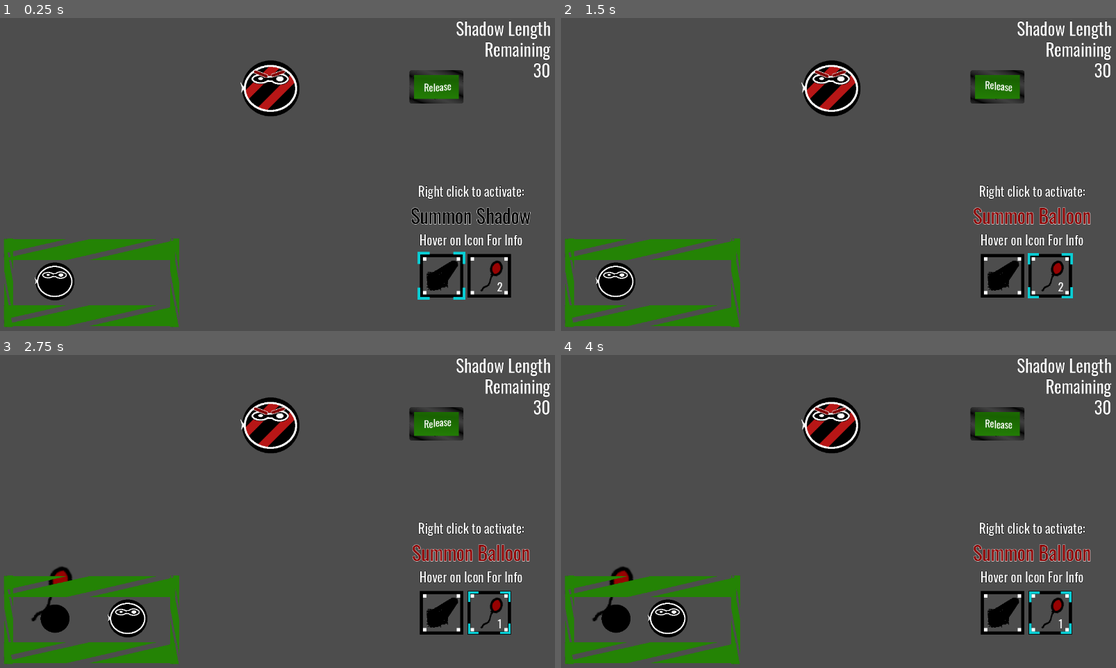
Above: before the commit, frames 1-4 (two rows, left to right).
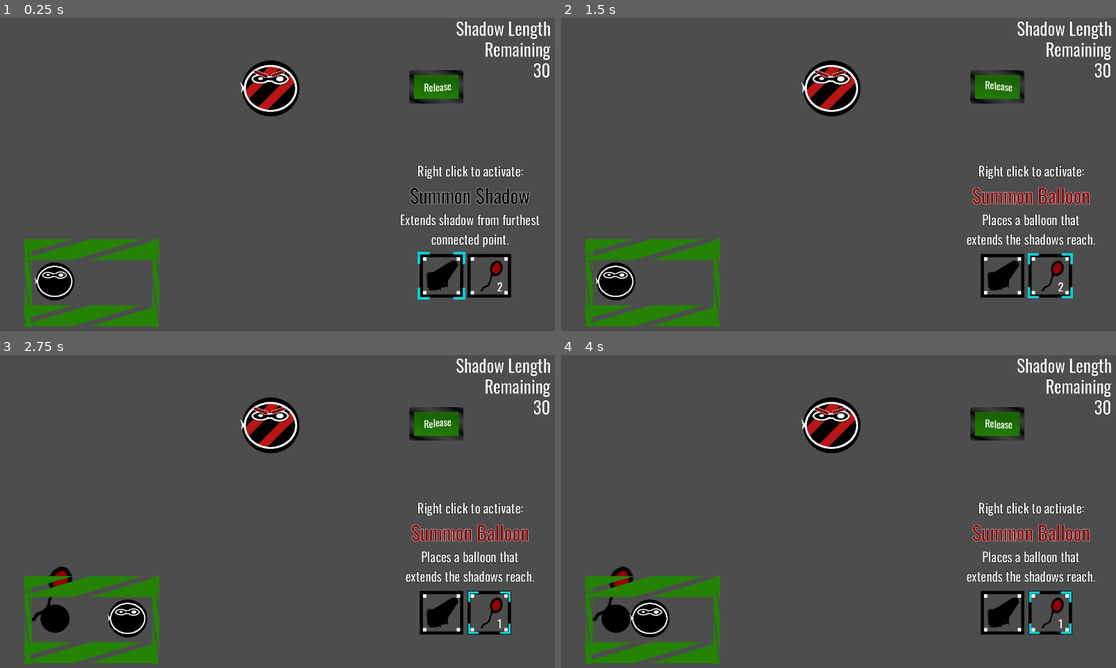
Above: after the commit, the same moments.

Repository: Goldenlion5648/LudumDare55
Game: Godot game, scene res://levels/level2.tscn
Same seed, same stepped clock (60 frames per second), same inputs: the game is played once before the commit and once after it. This scene is started directly instead of the project's main scene. Sound files missing from this copy of the repository are replaced by a short silence.
Inputs (mouse positions are in pixels of both pictures, inside the frame that each line leads up to):
- Up to frame 1 (0.25 s): no input
- Up to frame 2 (1.5 s): click (1005, 274) at 0.5 s; click "[center]2[center]" at 1.25 s
- Up to frame 3 (2.75 s): tap Enter (ui_accept) at 2, 2.27 s; move the mouse to (55, 617) at 2.02 s; hold Right (ui_right) from 2.03 s (still down); right-click (55, 617) at 2.1 s; click (55, 617) at 2.17 s
- Up to frame 4 (4 s): tap Enter (ui_accept) at 2.75, 3.02, 3.5 s; move the mouse to (616, 617) at 2.77 s; tap Space (clear_shadows) at 2.85 s; click (616, 617) at 2.92 s; move the mouse to (832, 423) at 3.52 s; release Right (ui_right) at 3.53 s; hold Left (ui_left) from 3.53 s (still down); tap 2 (select_balloon) at 3.6 s; click (832, 423) at 3.67 s

The runs differ from the first frame. In frame 1, 4.5% of the frame differs, in the area x 0-98%, y 47-99%; in frame 2, 4.6%; in frame 3, 4.6%; in frame 4, 5.5%, in the area x 0-97%, y 47-99%.

Commit message:
with commented out shadow animation

Diff:
--- a/levels/level2.tscn
+++ b/levels/level2.tscn
@@ -33,7 +33,7 @@
 position = Vector2(-17, -198)
 
 [node name="wall_holder" parent="." instance=ExtResource("6_lh6l7")]
-position = Vector2(-517, 196)
-scale = Vector2(0.520001, 1)
+position = Vector2(-496, 196)
+scale = Vector2(0.400001, 1)
 
 [node name="ui_holder" parent="." instance=ExtResource("7_y7sc3")]
--- a/levels/level3.tscn
+++ b/levels/level3.tscn
@@ -7,48 +7,39 @@
 [ext_resource type="PackedScene" uid="uid://d4m15mq6e5jsn" path="res://objects/captureable_character.tscn" id="5_ut7oy"]
 [ext_resource type="PackedScene" uid="uid://ct20hjxw8kjjl" path="res://objects/wall_holder.tscn" id="6_lhw31"]
 [ext_resource type="PackedScene" uid="uid://cxtcvyjqensai" path="res://objects/ui_holder.tscn" id="7_pfqi4"]
-[ext_resource type="PackedScene" uid="uid://ddxtl6kpdjh2m" path="res://objects/sound_controller.tscn" id="8_qpgdr"]
 
-[node name="level0" type="Node2D"]
+[node name="level3" type="Node2D"]
 
 [node name="shadow_controller" type="Node2D" parent="." node_paths=PackedStringArray("player")]
 unique_name_in_owner = true
 script = ExtResource("1_l8i1t")
 player = NodePath("../player")
-starting_shadow_power = 200
+starting_shadow_power = 330
 
 [node name="win_button" parent="." node_paths=PackedStringArray("node_to_remove") instance=ExtResource("2_cjqfl")]
-position = Vector2(58, -208)
+position = Vector2(194, -205)
+node_to_remove = NodePath("../wall_holder")
+
+[node name="win_button2" parent="." node_paths=PackedStringArray("node_to_remove") instance=ExtResource("2_cjqfl")]
+position = Vector2(-54, -40)
 node_to_remove = NodePath("../wall_holder")
 
 [node name="Camera2D" type="Camera2D" parent="."]
 
 [node name="player" parent="." instance=ExtResource("3_6cetf")]
 unique_name_in_owner = true
-position = Vector2(-360, 57)
+position = Vector2(-459, 180)
 platform_wall_layers = 1
 script = ExtResource("4_heqhv")
 
 [node name="captureableCharacter" parent="." instance=ExtResource("5_ut7oy")]
 position = Vector2(-360, -198)
 
+[node name="captureableCharacter2" parent="." instance=ExtResource("5_ut7oy")]
+position = Vector2(-359, -35)
+
 [node name="wall_holder" parent="." instance=ExtResource("6_lhw31")]
-position = Vector2(-356, 1.52588e-05)
+position = Vector2(-455, 123)
+scale = Vector2(0.4, 1)
 
 [node name="ui_holder" parent="." instance=ExtResource("7_pfqi4")]
-
-[node name="RichTextLabel" type="RichTextLabel" parent="ui_holder"]
-layout_mode = 1
-anchors_preset = 2
-anchor_top = 1.0
-anchor_bottom = 1.0
-offset_left = 121.0
-offset_top = -177.0
-offset_right = 516.0
-offset_bottom = -100.0
-grow_vertical = 0
-theme_override_font_sizes/normal_font_size = 40
-bbcode_enabled = true
-text = "Move using [wave amp=30.0 freq=3.37 connected=1]A[/wave] and [wave amp=30.0 freq=3.1 connected=1]D[/wave]"
-
-[node name="sound_controller" parent="." instance=ExtResource("8_qpgdr")]
--- a/objects/globals.gd
+++ b/objects/globals.gd
@@ -30,12 +30,15 @@
 var BALLOON_ICON: TextureButton
 var LIGHT_ICON: TextureButton
 
+var total_win_button_count = 0
+var win_buttons_pressed = 0
+
 func start_win_sequence():
 	#TODO: play sound
 	load_next_level()
 
 func count_levels():
-	return 3
+	return 4
 	#var dir = DirAccess.open("res://levels/")
 	#var file_name = dir.get_next()
 	#var ret = 0
@@ -55,4 +58,7 @@
 	get_tree().change_scene_to_file.call_deferred("res://levels/level%d.tscn" % [current_level])
 
 func reload_current_level():
-	get_tree().change_scene_to_file.call_deferred("res://levels/level%d.tscn" % [current_level])
+	if "level" not in get_tree().current_scene.name:
+		get_tree().change_scene_to_file.call_deferred("res://levels/level%d.tscn" % [current_level])
+	else:
+		get_tree().reload_current_scene()
--- a/objects/hotbar_label.gd
+++ b/objects/hotbar_label.gd
@@ -7,13 +7,16 @@
 
 func update_text(_extra):
 	var ability_name = ""
+	var description = ""
 	if Globals.selected_ability == Globals.SelectableAbilities.NormalShadow:
 		ability_name = "[font_size=45][outline_color=white][color=black]Summon Shadow[/color][/outline_color][/font_size]"
+		description = "Extends shadow from furthest\nconnected point."
 	elif Globals.selected_ability == Globals.SelectableAbilities.PlaceBalloon:
 		ability_name = "[font_size=45][outline_color=white][color=darkred]Summon Balloon[/color][/outline_color][/font_size]"
+		description = "Places a balloon that\nextends the shadows reach."
 	else:
 		ability_name = "Summon Light"
-	self.text = "[center]Right click to activate:\n%s\nHover on Icon For Info[/center]" % [ability_name]
+	self.text = "[center]Right click to activate:\n%s\n%s[/center]" % [ability_name, description]
 	print('updated text')
 
 # Called every frame. 'delta' is the elapsed time since the previous frame.
--- a/objects/shadow_controller.gd
+++ b/objects/shadow_controller.gd
@@ -3,6 +3,7 @@
 
 var captured_objects = []
 var walk_speed = 4
+var old_mouse_positions = []
 
 @export var player : CharacterBody2D
 @export var starting_shadow_power = 500
@@ -11,7 +12,7 @@
 
 var balloons_used = 0
 var lights_used = 0
-
+var farthest_shadow_stretched = 0
 
 const balloon_default_instance = preload("res://objects/balloon.tscn")
 
@@ -23,6 +24,8 @@
 # Called when the node enters the scene tree for the first time.
 func _ready() -> void:
 	Globals.CURRENT_SHADOW_CONTROLLER = self
+	Globals.total_win_button_count = 0
+	Globals.win_buttons_pressed = 0
 	setup_captured_objects()
 	current_shadow_power = starting_shadow_power
 	#Globals.captured_position_signal.connect(add_captured_point)
@@ -31,8 +34,16 @@
 	Globals.icons_setup.connect(hide_unavailable_icons)
 	Globals.selected_ability = Globals.SelectableAbilities.NormalShadow
 	Globals.selected_ability_changed.emit(Globals.SHADOW_ICON)
-
-
+# 	track_mouse_positions()
+
+
+# func track_mouse_positions():
+# 	while true:
+# 		old_mouse_positions.append(get_global_mouse_position())
+# 		if len(old_mouse_positions) > 10:
+# 			old_mouse_positions.pop_front()
+# 		queue_redraw()
+# 		await get_tree().create_timer(0.02).timeout
 	#Globals.captured_walkable_signal.connect(add_captured_walkable)
 
 func get_total_shadow_worth_of_captured_points():
@@ -154,6 +165,7 @@
 			break
 
 func _input(event: InputEvent) -> void:
+	pass
 	if event is InputEventMouse:
 		queue_redraw()
 
@@ -164,11 +176,23 @@
 	var ret = get_objects_as_points()
 	if not should_show_shadow_to_mouse():
 		return ret
-	var distance_vector: Vector2 = get_global_mouse_position() - ret[-1]
+	var distance_vector: Vector2
+	# var distance_vector: Vector2 = get_global_mouse_position() - ret[-1]
+	# if len(old_mouse_positions) > 0:
+	# 	distance_vector = old_mouse_positions[0] - ret[-1]
+	# 	#for i in range(3, len(old_mouse_positions)):
+	# 		#distance_vector = min(distance_vector, old_mouse_positions[i] - ret[-1])
+
+	# else:
+	distance_vector = get_global_mouse_position() - ret[-1]
+
 	var total_len = get_total_shadow_length(ret)
 	#prints("total_len", total_len)
 	var remaining = max(0, get_allotted_shadow_power() - total_len)
+	# var current_limit = lerp(float(farthest_shadow_stretched), float(remaining), .1)
+	# farthest_shadow_stretched = current_limit
 	#prints("remaining", remaining)
+
 	distance_vector = distance_vector.limit_length((remaining))
 	ret.append(ret[-1] + distance_vector)
 	return ret
--- a/objects/sound_controller.gd
+++ b/objects/sound_controller.gd
@@ -23,6 +23,7 @@
 
 func play_summon_balloon_sound(_extra):
 	$summon_balloon.play()
+	$summon_balloon2.play()
 
 func play_summon_shadow_sound():
 	$summon_shadow.play()
--- a/objects/sound_controller.tscn
+++ b/objects/sound_controller.tscn
@@ -1,8 +1,9 @@
-[gd_scene load_steps=9 format=3 uid="uid://ddxtl6kpdjh2m"]
+[gd_scene load_steps=10 format=3 uid="uid://ddxtl6kpdjh2m"]
 
 [ext_resource type="Script" path="res://objects/sound_controller.gd" id="1_bgbxt"]
 [ext_resource type="AudioStream" uid="uid://dmukiwpe57c8l" path="res://sounds/capture_sound.wav" id="2_l4tsh"]
 [ext_resource type="AudioStream" uid="uid://cqx6ffloxoaws" path="res://sounds/summon_balloon2.wav" id="3_8vbgq"]
+[ext_resource type="AudioStream" uid="uid://cn5kpl2h77hvp" path="res://sounds/balloon2.wav" id="4_gqfb3"]
 [ext_resource type="AudioStream" uid="uid://sa28r5xxv8oa" path="res://sounds/summon_shadow.wav" id="4_rnvb8"]
 [ext_resource type="AudioStream" uid="uid://bv4b5txcqmr5d" path="res://sounds/retrack_shadow.wav" id="5_40pxl"]
 [ext_resource type="AudioStream" uid="uid://dkcxvwijgfx" path="res://sounds/win_sound.wav" id="6_md17t"]
@@ -19,6 +20,10 @@
 [node name="summon_balloon" type="AudioStreamPlayer2D" parent="."]
 stream = ExtResource("3_8vbgq")
 volume_db = 7.492
+
+[node name="summon_balloon2" type="AudioStreamPlayer2D" parent="."]
+stream = ExtResource("4_gqfb3")
+volume_db = 1.317
 
 [node name="summon_shadow" type="AudioStreamPlayer2D" parent="."]
 stream = ExtResource("4_rnvb8")
--- a/objects/ui_holder.tscn
+++ b/objects/ui_holder.tscn
@@ -76,10 +76,10 @@
 anchors_preset = 15
 anchor_right = 1.0
 anchor_bottom = 1.0
-offset_left = -120.0
-offset_top = -45.0
-offset_right = 30.0
-offset_bottom = -146.0
+offset_left = -122.0
+offset_top = -91.0
+offset_right = 28.0
+offset_bottom = -176.0
 grow_horizontal = 2
 grow_vertical = 2
 theme_override_colors/font_outline_color = Color(0, 0, 0, 1)
@@ -146,6 +146,7 @@
 script = ExtResource("8_e2ccc")
 
 [node name="light_icon" type="TextureButton" parent="hotbar_holder/hotbarHbox"]
+visible = false
 layout_mode = 2
 texture_normal = ExtResource("6_66cn8")
 
--- a/objects/win_button.gd
+++ b/objects/win_button.gd
@@ -2,11 +2,17 @@
 
 @export var node_to_remove: Node2D
 
+func _ready() -> void:
+	Globals.total_win_button_count += 1
+	prints("total_win_button_count", Globals.total_win_button_count)
+
 func _on_body_entered(body: Node2D) -> void:
+	Globals.win_buttons_pressed += 1
 	print("was entered")
-	node_to_remove.fade_kids()
-	Globals.play_win_sound_signal.emit()
-	await get_tree().create_timer(1.3).timeout
-	Globals.start_win_sequence()
+	if Globals.win_buttons_pressed == Globals.total_win_button_count:
+		node_to_remove.fade_kids()
+		Globals.play_win_sound_signal.emit()
+		await get_tree().create_timer(1.3).timeout
+		Globals.start_win_sequence()
 
 #func fade_out_node():
Not shown: 1 places in levels/level3.tscn that only renumber resources
Not shown, added: sounds/balloon2.wav.import
Not shown, added: sounds/balloon2.wav
